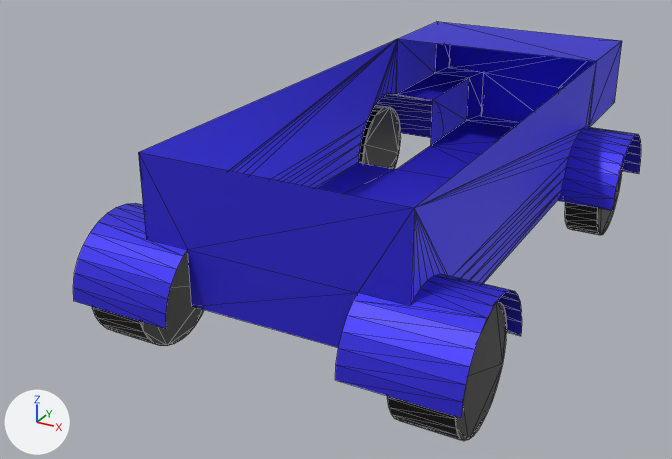
The glTF model public/assets/models/steerable_car4.glb as it was, and as the next commit left it.
The view is the same before and after, from a 50 mm camera at (2.03, -4.44, 1.87) aimed at (-0.28, -0.25, -0.22). Arrows for +X, +Y and +Z are at lower left; the lights stay in place. Mesh edges are drawn as thin lines.

In view in the first picture: 'chassis', 'wheel_lf', 'wheel_lr', 'wheel_rf', 'wheel_rr'.
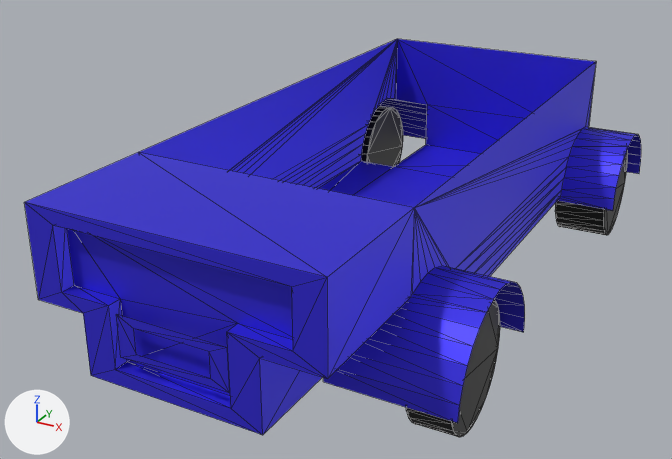
Location of each change, (x1, y1, x2, y2) in pixels of the pictures (672 x 459 px):
'chassis', turned
    before: (73, 22, 641, 418)
    after: (24, 39, 641, 435)
'wheel_rr', moved, turned
    before: (387, 302, 507, 441)
    after: (361, 106, 403, 167)
'wheel_lr', moved
    before: (92, 250, 204, 346)
    after: (555, 149, 628, 235)
'wheel_rf', unchanged, covered by the edit
    before: (565, 163, 623, 235)

The change in detail:
Object 'chassis' (ob_chassis) turns from (0, 0, 0) to (0, 0, 180) degrees about x, y and z.
Object 'wheel_lr' (ob_wheel_lr) moves from (-0.8, -1.2, -0.25) to (0.78, 1.213, -0.25).
Object 'wheel_rr' (ob_wheel_rr) moves from (0.8, -1.2, -0.25) to (-0.819, 1.187, -0.25).
Object 'wheel_rr' (ob_wheel_rr) turns from (0, 0, 0) to (0, 0, -179) degrees about x, y and z.
